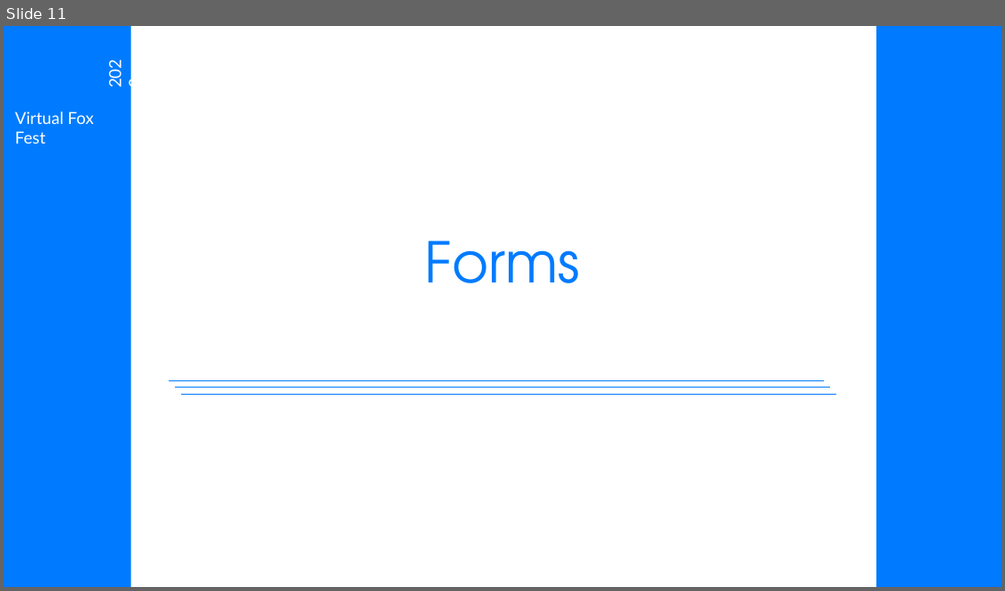
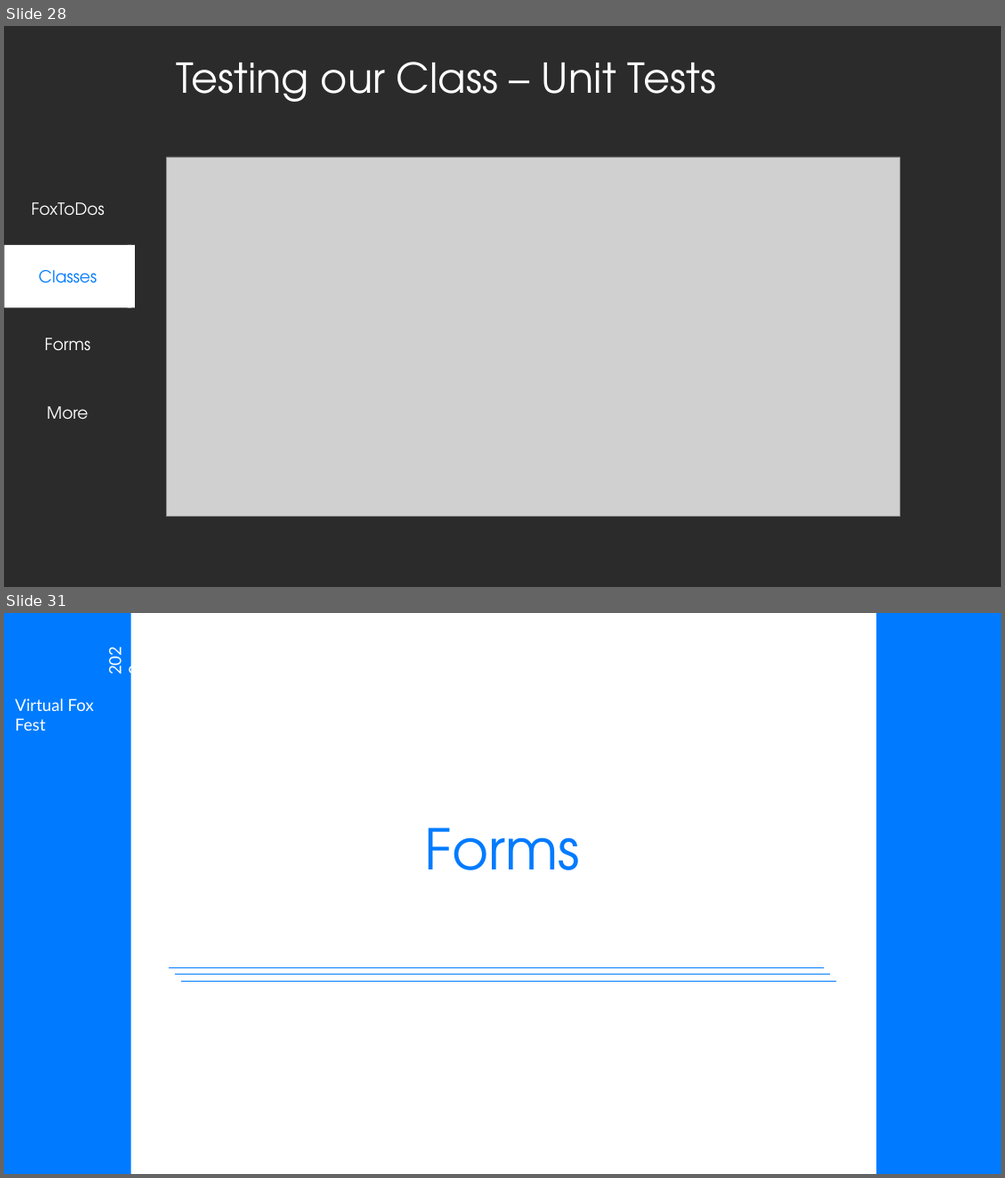
Before and after one commit to eselje/XToDos, a slide deck: Docs/Selje_XSharpFromScratch_Slides.pptx. Shown one above the other, each under a label of ours: slide 11 before the commit, slides 28 and 31 after it; the slides between them are not shown. The pictures are 1005x591 and 1005x1178 pixels, drawn with LibreOffice and Linux fonts; fonts in the diff are those of the drawing; grey boxes stand for pictures; background and template pictures are left out; a plain dark background stands for a picture behind light text. Boxes give left, top, right and bottom in pixels: in the first picture for what was removed or moved away, otherwise in the second. Text is boxed around its words. In the diff, an @@ line names an element or a change of style, - is before the commit and + after.

```diff
--- a/Docs/Selje_XSharpFromScratch_Slides.pptx
+++ b/Docs/Selje_XSharpFromScratch_Slides.pptx
@@ slide 28 added at (4, 26, 1001, 587), background picture (left out) @@
@@ title added at (176, 62, 716, 102), 39.6 pt, text #FFFFFF @@
+Testing our Class – Unit Tests
@@ picture added at (167, 157, 900, 516) @@
@@ text added at (32, 202, 105, 216), 16 pt, text #FFFFFF @@
+FoxToDos
@@ rectangle added at (4, 245, 131, 308), fill #FFFFFF, 16 pt, text #007BFF @@
+Classes
@@ rectangle added at (128, 245, 135, 308), fill #FFFFFF @@
@@ text added at (45, 338, 90, 351), 16 pt, text #FFFFFF @@
+Forms
@@ text added at (47, 406, 88, 419), 16 pt, text #FFFFFF @@
+More
@@ what was slide 11 is now slide 31 @@
```
Also in this commit, not shown: 6 slides changed, 26 other slides added, 2 slides removed, 5 other files.
